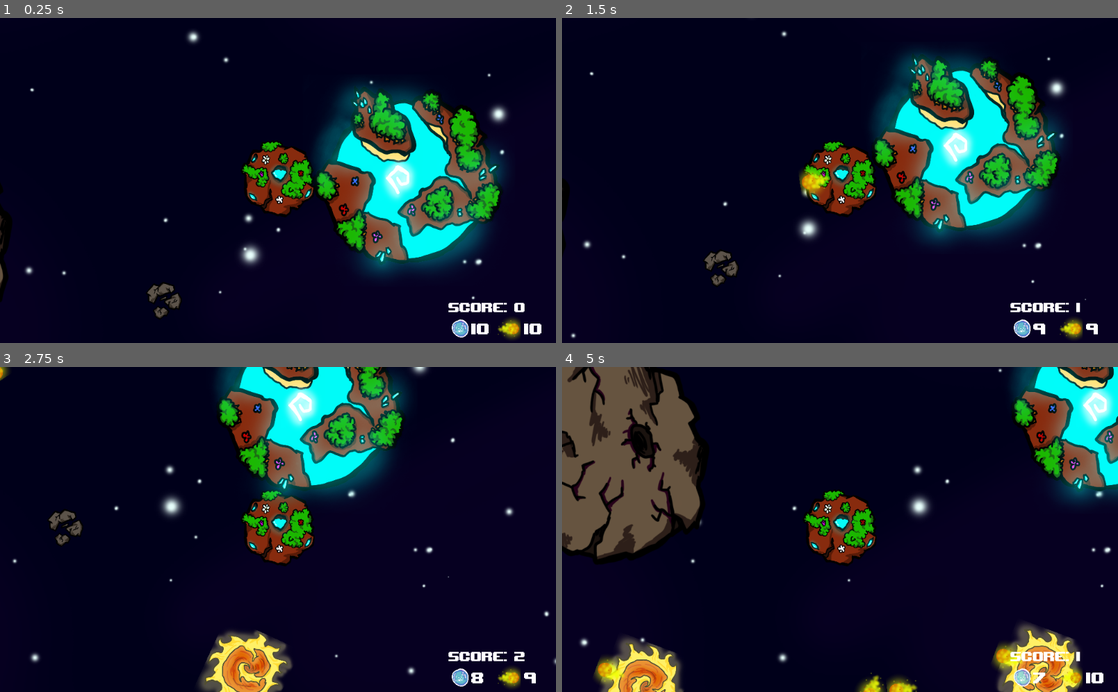
Above: before the commit, frames 1-4 (two rows, left to right).
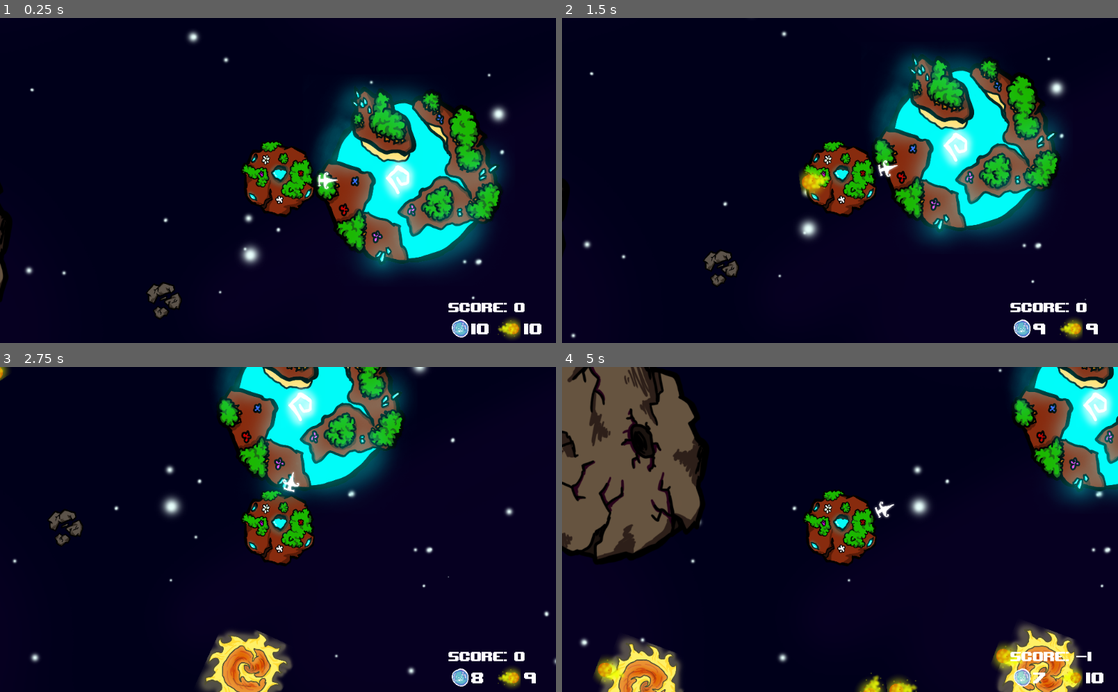
Above: after the commit, the same moments.

Repository: EddieBreeg/bubbles
Game: Godot game, scene res://src/main_scene.tscn
The game is run twice, just before and just after one commit, with the same random seed, the same clock (stepped at 60 frames per second) and the same inputs.
Inputs (mouse positions are in pixels of both pictures, inside the frame that each line leads up to):
- Up to frame 1 (0.25 s): no input
- Up to frame 2 (1.5 s): tap Enter at 0.5 s; move the mouse to (962, 164) at 0.52 s; hold Right (ui_right) 0.53-1.28 s; right-click (962, 164) at 0.6 s; move the mouse to (728, 196) at 1.27 s; hold Down (ui_down) from 1.28 s (still down); click (728, 196) at 1.35 s
- Up to frame 3 (2.75 s): move the mouse to (333, 458) at 2.02 s; release Down (ui_down) at 2.03 s; hold Right (ui_right) from 2.03 s (still down); right-click (333, 458) at 2.1 s
- Up to frame 4 (5 s): move the mouse to (812, 594) at 2.77 s; release Right (ui_right) at 2.78 s; hold Up (ui_up) 2.78-3.53 s; click (812, 594) at 2.85 s; move the mouse to (1006, 578) at 3.52 s; hold Left (ui_left) from 3.53 s (still down); right-click (1006, 578) at 3.6 s; move the mouse to (673, 480) at 4.27 s; click (673, 480) at 4.35 s

The runs differ from the first frame. In frame 1, 0.1% of the frame differs, in the area x 57-61%, y 47-53%; in frame 2, 0.2%; in frame 3, 0.1%; in frame 4, 0.2%, in the area x 56-96%, y 41-91%.

Commit message:
added GPS

Diff:
--- a/asteroid-proto/src/actors/Motherland.gd
+++ b/asteroid-proto/src/actors/Motherland.gd
@@ -9,6 +9,8 @@
 # Called when the node enters the scene tree for the first time.
 func _ready():
 	pass # Replace with function body.
+func _take_damage(n: int) -> void:
+	pass
 
 
 # Called every frame. 'delta' is the elapsed time since the previous frame.
--- a/asteroid-proto/src/actors/Player.gd
+++ b/asteroid-proto/src/actors/Player.gd
@@ -30,6 +30,11 @@
 func _process(_delta):
 	if not rock_count:
 		emit_signal('die')
+	# GPS handling
+	var home = get_parent().get_node('Motherland')
+	var dToHome = (home.position - position).normalized()
+	var angle = acos(dToHome.x) * sign(dToHome.y)
+	get_node('GPS').rotation = angle
 
 func _physics_process(_delta: float) -> void:
 	velocity.x = 0
--- a/asteroid-proto/src/actors/Player.tscn
+++ b/asteroid-proto/src/actors/Player.tscn
@@ -1,9 +1,10 @@
-[gd_scene load_steps=6 format=2]
+[gd_scene load_steps=7 format=2]
 
 [ext_resource path="res://assets/asteroid2.png" type="Texture" id=1]
 [ext_resource path="res://src/actors/Player.gd" type="Script" id=2]
 [ext_resource path="res://src/UI.tscn" type="PackedScene" id=3]
 [ext_resource path="res://src/UI.gd" type="Script" id=4]
+[ext_resource path="res://assets/flecheGps.png" type="Texture" id=5]
 
 [sub_resource type="CircleShape2D" id=1]
 radius = 157.667
@@ -28,4 +29,12 @@
 [node name="CollisionShape2D" type="CollisionShape2D" parent="."]
 shape = SubResource( 1 )
 
+[node name="GPS" type="Node2D" parent="."]
+
+[node name="Arrow" type="Sprite" parent="GPS"]
+position = Vector2( 184.023, 0.5 )
+scale = Vector2( 0.2761, 0.2761 )
+z_index = 2
+texture = ExtResource( 5 )
+
 [connection signal="die" from="." to="." method="_on_Player_die"]
Binary file added: asteroid-proto/assets/flecheGps.png
Binary file added: asteroid-proto/assets/glyphe.png
Not shown, added: asteroid-proto/assets/flecheGps.afphoto
Not shown, added: asteroid-proto/assets/flecheGps.psd
